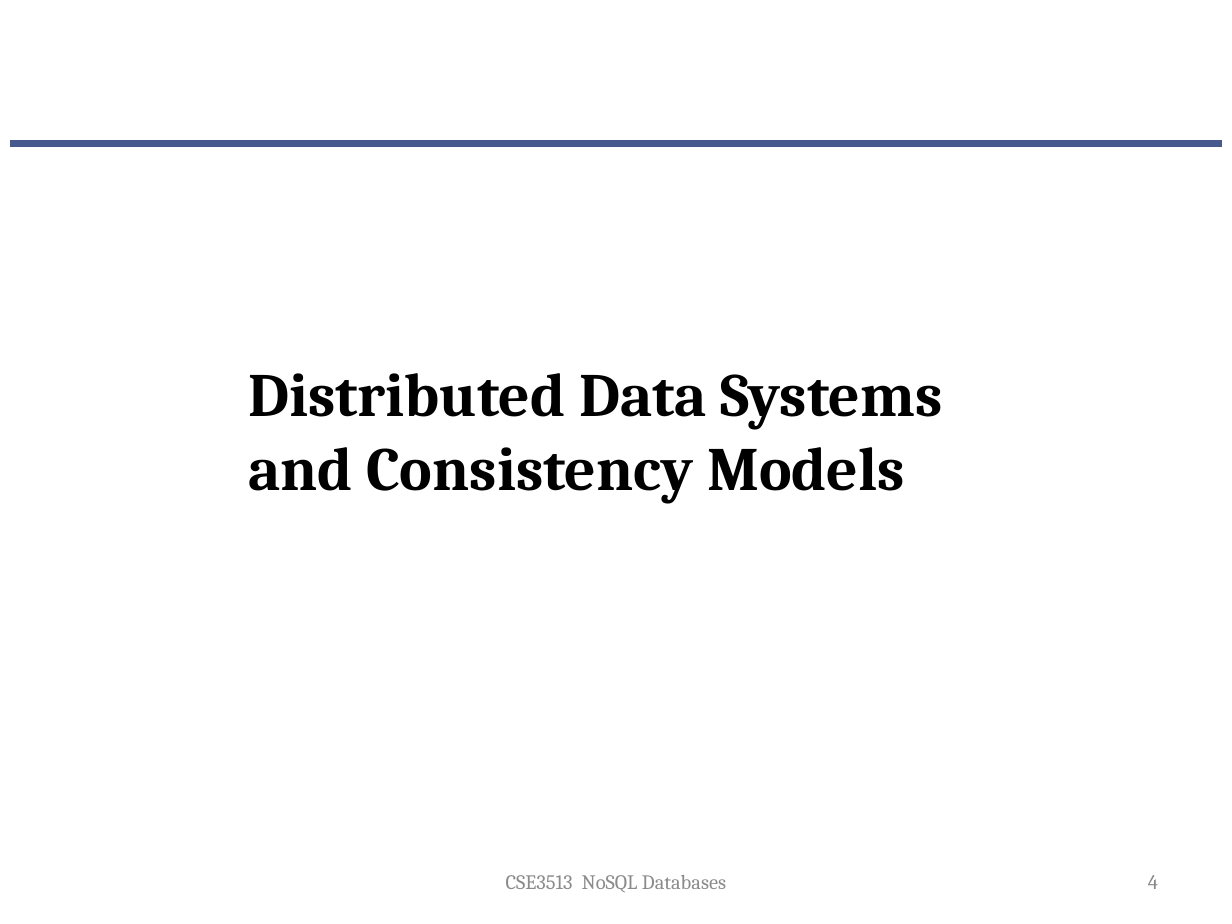
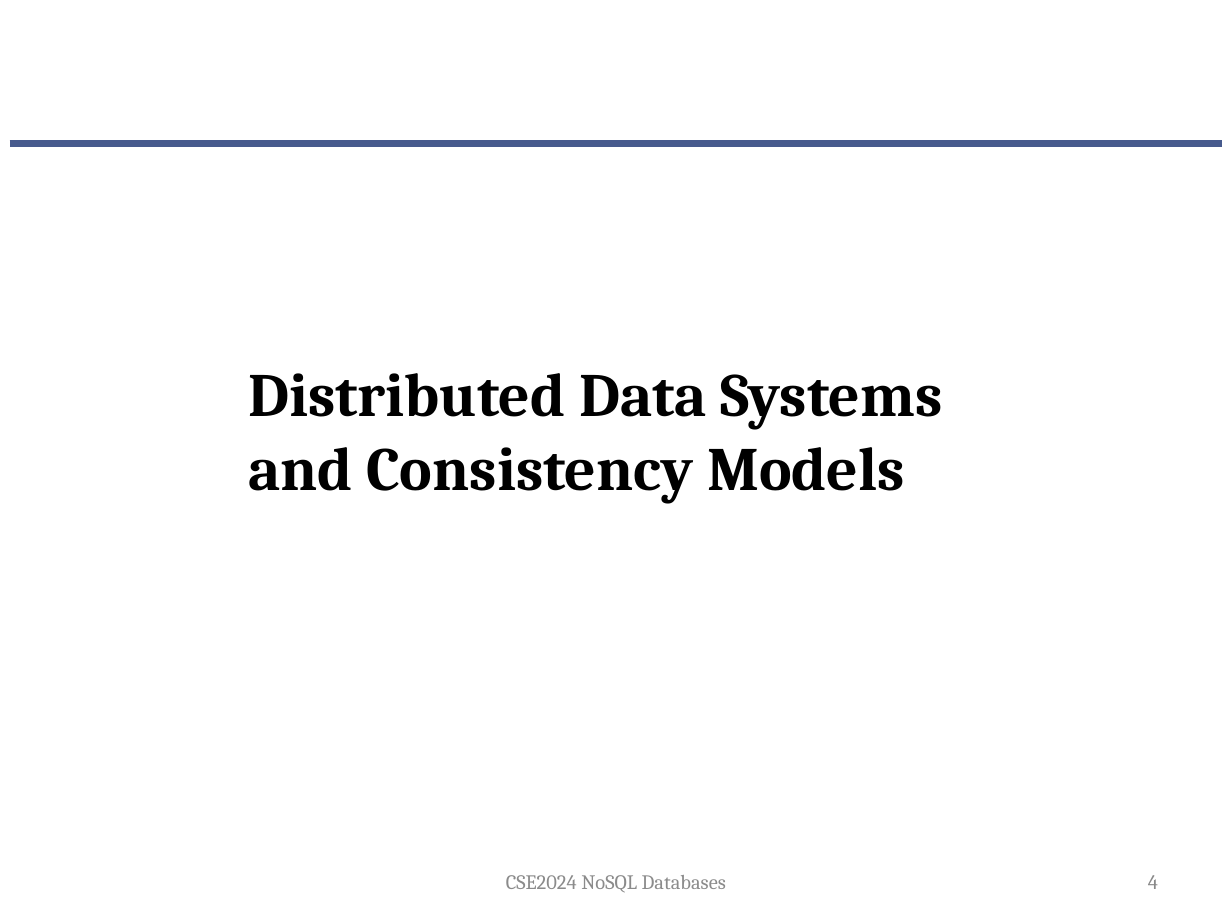
Before and after one commit to suniljeevan/NOSQL-2025, a slide deck: slide 4 of THEORY COURSE MATERIALS/Module 2.pptx. Drawn at 1232x924 pixels with LibreOffice and Linux fonts; fonts in the diff are those of the drawing; background and template pictures are left out. Boxes give left, top, right and bottom in pixels: in the first picture for what was removed or moved away, otherwise in the second. Text is boxed around its words. In the diff, an @@ line names an element or a change of style, - is before the commit and + after.

```diff
--- a/THEORY COURSE MATERIALS/Module 2.pptx
+++ b/THEORY COURSE MATERIALS/Module 2.pptx
@@ text at (506,875,726,893): text changed @@
-CSE3513 NoSQL Databases
+CSE2024 NoSQL Databases
```
Also in this commit, not shown: 3 other slides changed, 1 slide added, 2 slides removed, 3 other files.
